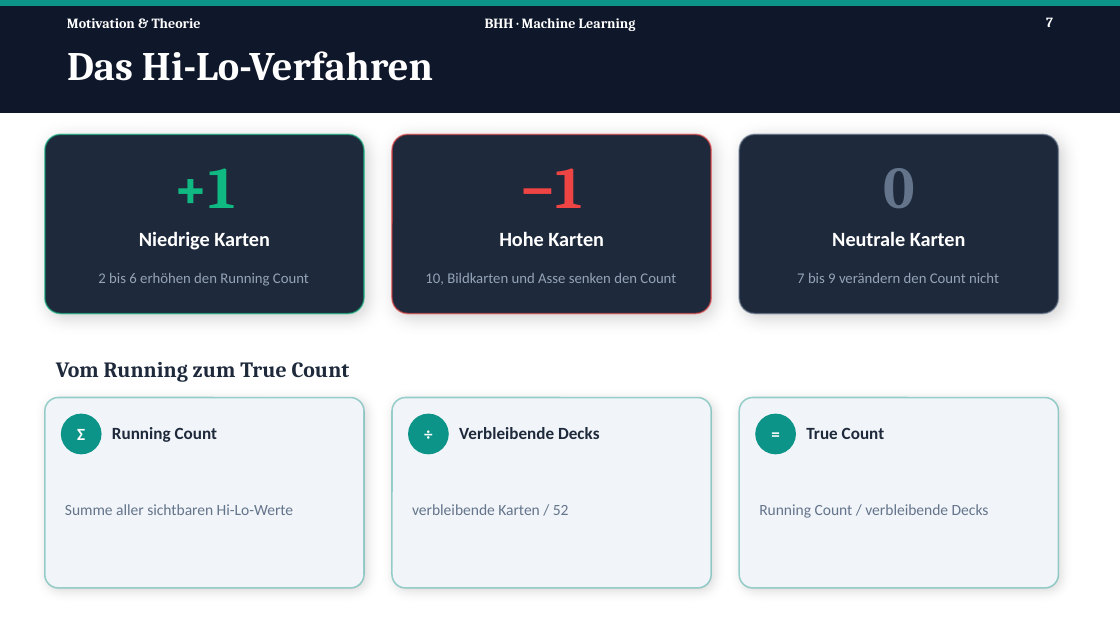
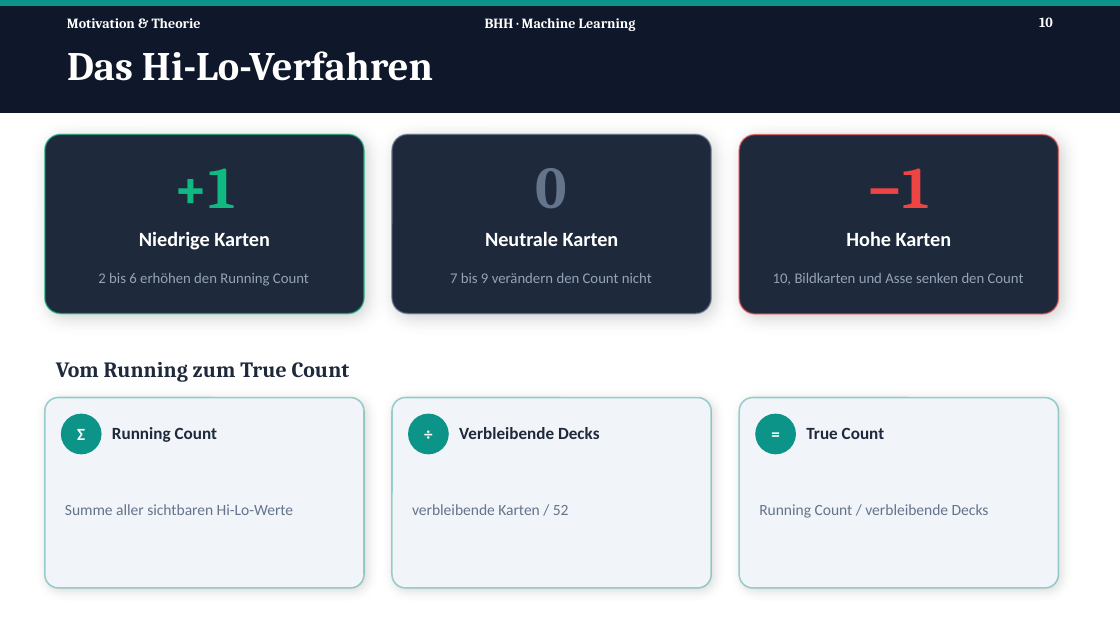
Before and after one commit to Tom-N-M/ml-blackjack, a slide deck: slide 10 of Präsi/PP_v2.pptx (slide 7 before the commit). Drawn at 1120x630 pixels with LibreOffice and Linux fonts; fonts in the diff are those of the drawing. Boxes give left, top, right and bottom in pixels: in the first picture for what was removed or moved away, otherwise in the second. Text is boxed around its words. In the diff, an @@ line names an element or a change of style, - is before the commit and + after.

```diff
--- a/Präsi/PP_v2.pptx
+++ b/Präsi/PP_v2.pptx
@@ page number at bbox=[1039, 17, 1053, 27]: text changed @@
-7
+10
@@ 2 texts, 1 rounded rectangle: place and size @@
-2 texts, 1 rounded rectangle at bbox=[739, 134, 1058, 314]
+2 texts, 1 rounded rectangle at bbox=[392, 134, 711, 314]
@@ 2 texts, 1 rounded rectangle: place and size @@
-2 texts, 1 rounded rectangle at bbox=[392, 134, 711, 314]
+2 texts, 1 rounded rectangle at bbox=[739, 134, 1058, 314]
@@ text "7 bis 9 verändern den ...": place and size @@
-text "7 bis 9 verändern den ..." at bbox=[797, 273, 999, 283]
+text "7 bis 9 verändern den ..." at bbox=[450, 273, 652, 283]
@@ text "10, Bildkarten und Asse senken ...": place and size @@
-text "10, Bildkarten und Asse senken ..." at bbox=[425, 273, 676, 285]
+text "10, Bildkarten und Asse senken ..." at bbox=[773, 273, 1024, 285]
```
Also in this commit, not shown: 3 other slides changed, 3 slides added.
